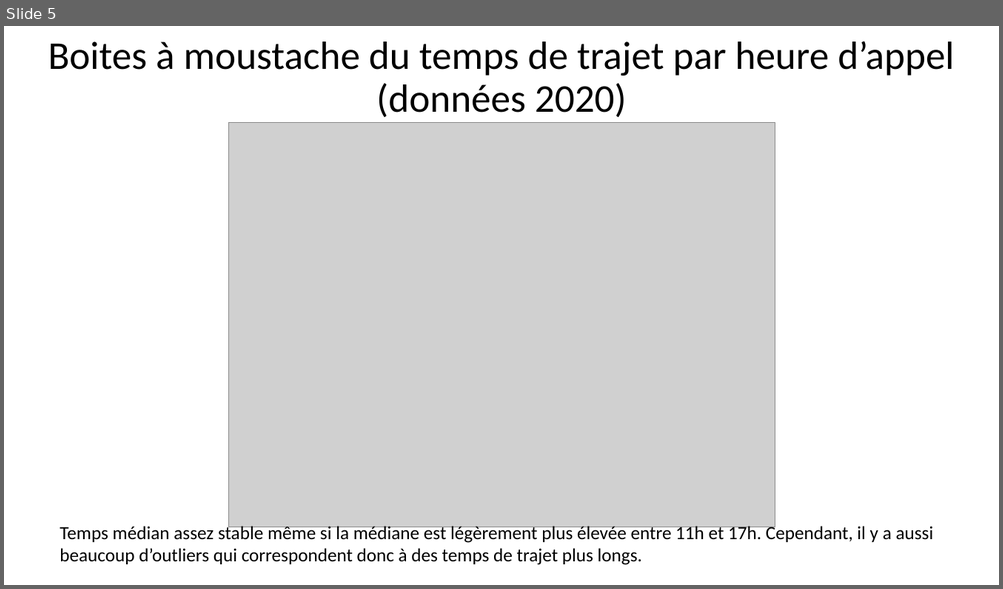
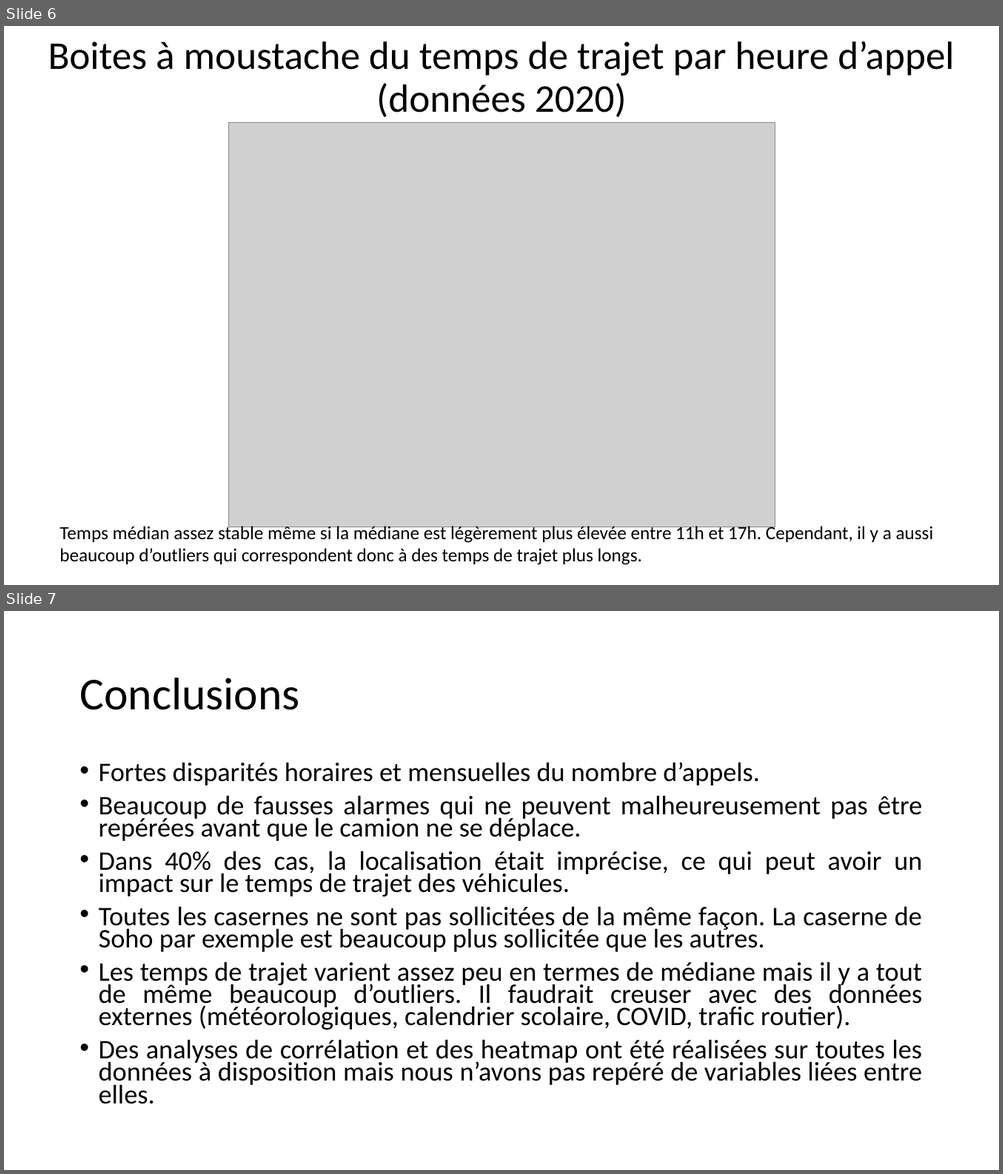
Before and after one commit to LespompiersLondres/projet, a slide deck: DataViz.pptx. Shown one above the other, each under a label of ours: slide 5 before the commit, slides 6 and 7 after it. The pictures are 1003x589 and 1003x1174 pixels, drawn with LibreOffice and Linux fonts; fonts in the diff are those of the drawing; grey boxes stand for pictures. Boxes give left, top, right and bottom in pixels: in the first picture for what was removed or moved away, otherwise in the second. Text is boxed around its words. In the diff, an @@ line names an element or a change of style, - is before the commit and + after.

```diff
--- a/DataViz.pptx
+++ b/DataViz.pptx
@@ slide 7 added at <box>4,611,999,1170</box>, background #FFFFFF @@
@@ title added at <box>79,678,299,710</box>, 44 pt, text #000000 @@
+Conclusions
@@ text added at <box>99,762,922,1105</box>, 25.9 pt, text #000000 @@
+• Fortes disparités horaires et mensuelles du nombre d’appels.
+• Beaucoup de fausses alarmes qui ne peuvent malheureusement pas être repérées avant que le camion ne se déplace.
+• Dans 40% des cas, la localisation était imprécise, ce qui peut avoir un impact sur le temps de trajet des véhicules.
+• Toutes les casernes ne sont pas sollicitées de la même façon. La caserne de Soho par exemple est beaucoup plus sollicitée que les autres.
+• Les temps de trajet varient assez peu en termes de médiane mais il y a tout de même beaucoup d’outliers. Il faudrait creuser avec des données externes (météorologiques, calendrier scolaire, COVID, trafic routier).
+• Des analyses de corrélation et des heatmap ont été réalisées sur toutes les données à disposition mais nous n’avons pas repéré de variables liées entre elles.
@@ what was slide 5 is now slide 6 @@
```
Also in this commit, not shown: 2 other slides added.
